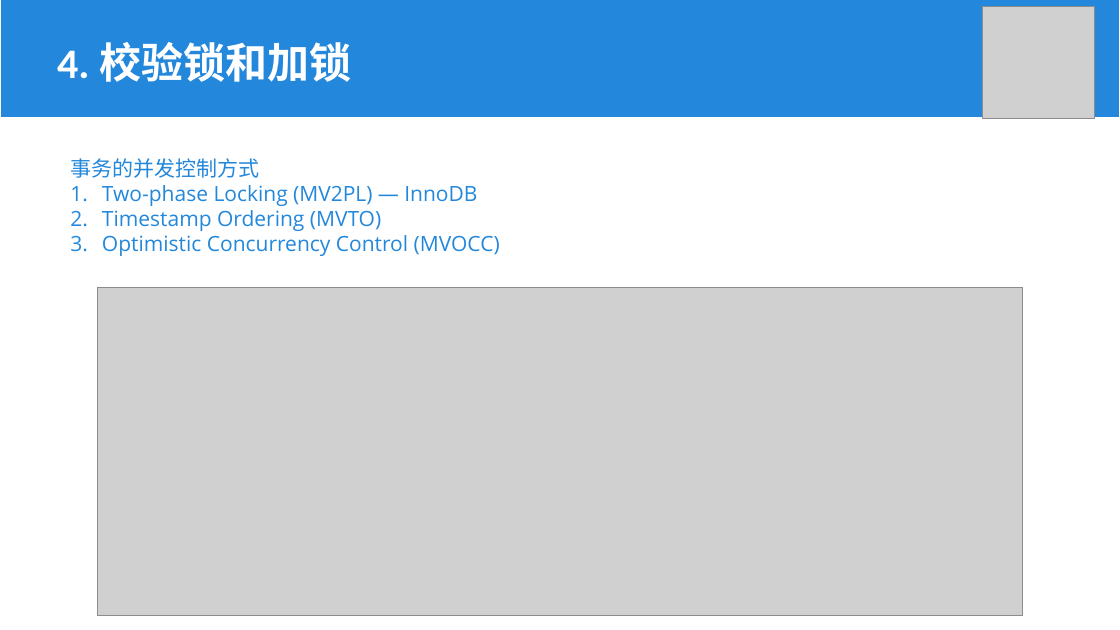
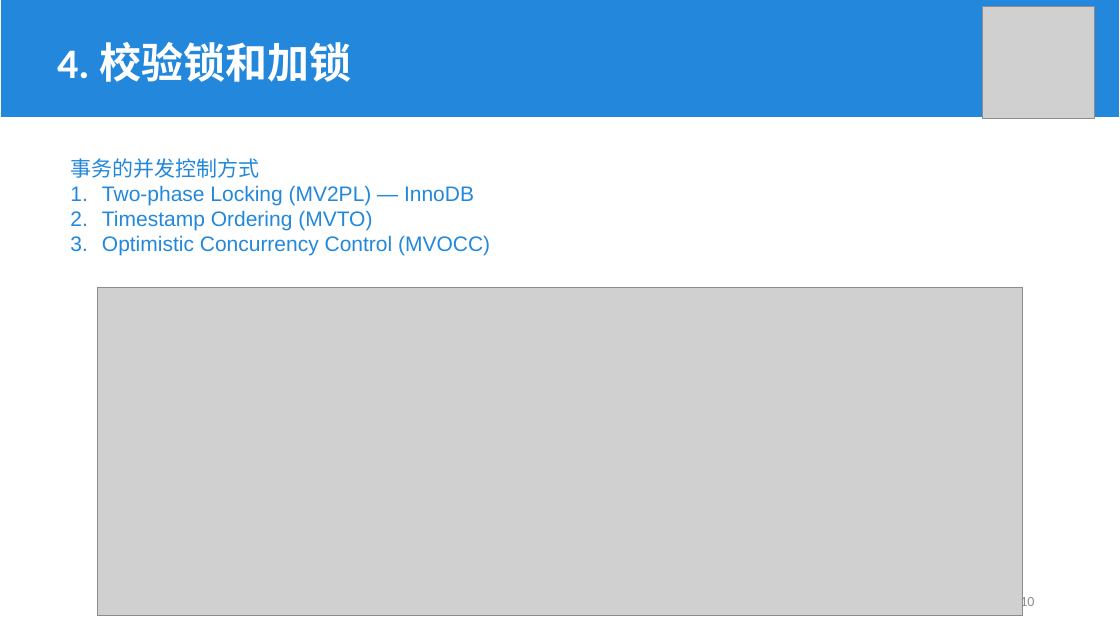
Before and after one commit to Khighness/bplustree, a slide deck: slide 10 of docs/cantai.pptx (slide 11 before the commit). Drawn at 1120x630 pixels with LibreOffice and Linux fonts; fonts in the diff are those of the drawing; grey boxes stand for pictures. Boxes give left, top, right and bottom in pixels: in the first picture for what was removed or moved away, otherwise in the second. Text is boxed around its words. In the diff, an @@ line names an element or a change of style, - is before the commit and + after.

```diff
--- a/docs/cantai.pptx
+++ b/docs/cantai.pptx
@@ text "事务的并发控制方式" at [70,158,490,256]: font Noto Sans CJK SC to Arial in "事务的并发控制方式"; font Open Sans to Arial @@
@@ page number added at [1020,594,1034,610], 12 pt, text #8C8C8C @@
+10
```
Also in this commit, not shown: 35 other slides changed, 1 slide removed, 1 other file.
